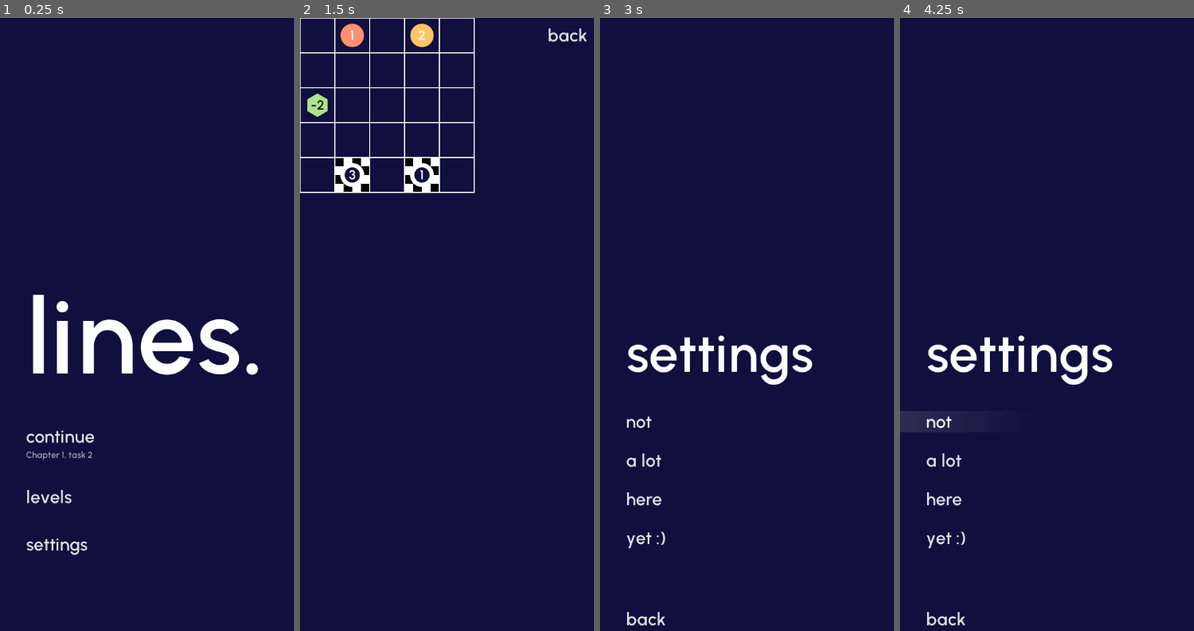
Above: before the commit, frames 1-4 (left to right).
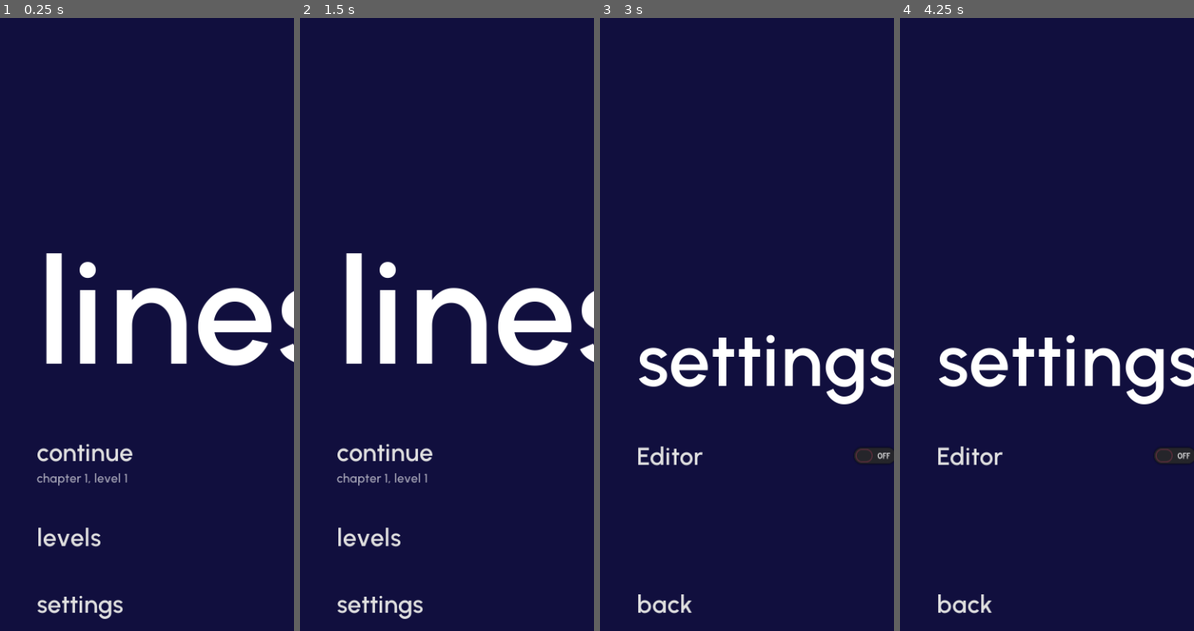
Above: after the commit, the same moments.

Repository: henriknh/add-ze-lines
Game: Godot game, scene res://menu/menu.tscn
The game is run twice, just before and just after one commit, with the same random seed, the same clock (stepped at 60 frames per second) and the same inputs.
Inputs (mouse positions are in pixels of both pictures, inside the frame that each line leads up to):
- Up to frame 1 (0.25 s): no input
- Up to frame 2 (1.5 s): click "levels" at 0.5 s; click "LEVEL" (after the commit: "back") at 1.25 s
- Up to frame 3 (3 s): click (867, 36) at 2 s, where only the run before the commit has a clickable "back"; click "settings" at 2.75 s
- Up to frame 4 (4.25 s): click (1047, 422) at 3.5 s, where only the run before the commit has a clickable "not"

The runs differ from the first frame. In frame 1, 8.4% of the frame differs, in the area x 8-100%, y 38-99%; in frame 2, 10%, in the area x 0-100%, y 0-99%; in frame 3, 4.9%; in frame 4, 5.2%.

Commit message:
Add/delete/edit metadata for levels

Diff:
--- /dev/null
+++ b/assets/levels.json
@@ -0,0 +1,21 @@
+[
+	{
+		"title": "chapter 1",
+		"levels": [
+			{
+				"title": "level 1",
+				"grid_size": 5,
+				"nodes": [
+
+				]
+			},
+			{
+				"title": "level 2",
+				"grid_size": 5,
+				"nodes": [
+
+				]
+			}
+		]
+	}
+]
--- a/game/grid.gd
+++ b/game/grid.gd
@@ -3,16 +3,16 @@
 func generate_grid():
 	var points = []
 
-	for y in range(Level.grid_size + 1):
+	for y in range(Level.current_level.grid_size + 1):
 		var left = y * Level.tile_size * Vector2(0, 1)
-		var right = y * Level.tile_size * Vector2(0, 1) + Vector2(1, 0) * Level.grid_size * Level.tile_size
+		var right = y * Level.tile_size * Vector2(0, 1) + Vector2(1, 0) * Level.current_level.grid_size * Level.tile_size
 		points.append(left)
 		points.append(right)
 		points.append(left)
 
-	for x in range(Level.grid_size + 1):
+	for x in range(Level.current_level.grid_size + 1):
 		var top = x * Level.tile_size * Vector2(1, 0)
-		var bottom = x * Level.tile_size * Vector2(1, 0) + Vector2(0, 1) * Level.grid_size * Level.tile_size
+		var bottom = x * Level.tile_size * Vector2(1, 0) + Vector2(0, 1) * Level.current_level.grid_size * Level.tile_size
 		points.append(bottom)
 		points.append(top)
 		points.append(bottom)
--- a/game/ui/ui.tscn
+++ b/game/ui/ui.tscn
@@ -1,7 +1,9 @@
-[gd_scene load_steps=3 format=2]
+[gd_scene load_steps=5 format=2]
 
 [ext_resource path="res://game/ui/ui.tres" type="Theme" id=1]
 [ext_resource path="res://game/ui/ui.gd" type="Script" id=2]
+[ext_resource path="res://assets/font/font_16.tres" type="DynamicFont" id=3]
+[ext_resource path="res://assets/font/font_32.tres" type="DynamicFont" id=4]
 
 [node name="CanvasLayer" type="CanvasLayer"]
 script = ExtResource( 2 )
@@ -24,21 +26,68 @@
 "_edit_use_anchors_": false
 }
 
-[node name="VBoxContainer" type="VBoxContainer" parent="Control2/Control"]
+[node name="Label" type="Label" parent="Control2/Control"]
 margin_left = 12.0
+margin_top = 578.0
+margin_right = 528.0
+margin_bottom = 592.0
+
+[node name="TopLeft" type="Control" parent="."]
+margin_right = 40.0
+margin_bottom = 40.0
+__meta__ = {
+"_edit_use_anchors_": false
+}
+
+[node name="MarginContainer2" type="MarginContainer" parent="TopLeft"]
+margin_right = 89.0
+margin_bottom = 51.0
+custom_constants/margin_top = 12
+custom_constants/margin_left = 16
+__meta__ = {
+"_edit_use_anchors_": false
+}
+
+[node name="VBoxContainer" type="VBoxContainer" parent="TopLeft/MarginContainer2"]
+margin_left = 16.0
 margin_top = 12.0
-margin_right = 528.0
-margin_bottom = 1158.0
+margin_right = 231.0
+margin_bottom = 88.0
 
-[node name="HBoxContainer" type="HBoxContainer" parent="Control2/Control/VBoxContainer"]
-margin_right = 516.0
+[node name="LevelTitle" type="Label" parent="TopLeft/MarginContainer2/VBoxContainer"]
+margin_right = 215.0
 margin_bottom = 39.0
-alignment = 2
+custom_fonts/font = ExtResource( 4 )
+text = "LevelTitle"
 
-[node name="Button" type="Button" parent="Control2/Control/VBoxContainer/HBoxContainer"]
-margin_left = 443.0
-margin_right = 516.0
-margin_bottom = 39.0
+[node name="ChapterTitle" type="Label" parent="TopLeft/MarginContainer2/VBoxContainer"]
+margin_top = 43.0
+margin_right = 215.0
+margin_bottom = 63.0
+custom_fonts/font = ExtResource( 3 )
+text = "ChapterTitle"
+
+[node name="TopRight" type="Control" parent="."]
+anchor_left = 1.0
+anchor_right = 1.0
+grow_horizontal = 0
+__meta__ = {
+"_edit_use_anchors_": false
+}
+
+[node name="MarginContainer" type="MarginContainer" parent="TopRight"]
+grow_horizontal = 0
+custom_constants/margin_right = 16
+custom_constants/margin_top = 12
+__meta__ = {
+"_edit_use_anchors_": false
+}
+
+[node name="Button" type="Button" parent="TopRight/MarginContainer"]
+margin_top = 12.0
+margin_right = 73.0
+margin_bottom = 51.0
+grow_horizontal = 0
 theme = ExtResource( 1 )
 text = "back"
 align = 2
@@ -46,4 +95,4 @@
 "_edit_use_anchors_": false
 }
 
-[connection signal="pressed" from="Control2/Control/VBoxContainer/HBoxContainer/Button" to="." method="_on_back"]
+[connection signal="pressed" from="TopRight/MarginContainer/Button" to="." method="_on_back"]
--- /dev/null
+++ b/levels/dialogs/string_input/string_input.tscn
@@ -0,0 +1,8 @@
+[gd_scene format=2]
+
+[node name="Control" type="Control"]
+anchor_right = 1.0
+anchor_bottom = 1.0
+__meta__ = {
+"_edit_use_anchors_": false
+}
--- a/levels/levels.gd
+++ b/levels/levels.gd
@@ -1,7 +1,182 @@
 extends MarginContainer
+
+onready var chapters_outlet = $VBoxContainer/ScrollContainer/VBoxContainer
+
+func _ready():
+	load_levels()
+
+func save_and_reload():
+	Data.save_data()
+	load_levels()
+
+func load_levels():
+	for child in chapters_outlet.get_children():
+		chapters_outlet.remove_child(child)
+
+	for chapter in Data.data:
+		var container = VBoxContainer.new()
+		container.set("custom_constants/separation", 24)
+
+		# Metadata
+		var container_title = HBoxContainer.new()
+
+		# chapter title
+		var chapter_title = Label.new()
+		chapter_title.text = chapter.title
+		chapter_title.size_flags_horizontal = SIZE_EXPAND_FILL
+		chapter_title.set("custom_fonts/font", preload("res://assets/font/font_48.tres"))
+		container_title.add_child(chapter_title)
+
+		# edit chapter
+		if Settings.editor:
+			var edit_chapter = Button.new()
+			edit_chapter.text = "edit"
+			edit_chapter.theme = preload("res://levels/levels.tres")
+			edit_chapter.connect("pressed", self, "edit_chapter", [chapter])
+			container_title.add_child(edit_chapter)
+
+		container.add_child(container_title)
+
+		# Levels
+		var container_grid = GridContainer.new()
+		container_grid.columns = 2
+
+		for level in chapter.levels:
+			var level_container = HBoxContainer.new()
+
+			# play level
+			var play_level = Button.new()
+			play_level.theme = preload("res://levels/levels.tres")
+			play_level.text = level.title
+			play_level.size_flags_horizontal = SIZE_EXPAND_FILL
+			play_level.connect("pressed", self, "play_level", [chapter, level])
+			level_container.add_child(play_level)
+
+			# edit level
+			if Settings.editor:
+				var edit_level = Button.new()
+				edit_level.theme = preload("res://levels/levels.tres")
+				edit_level.text = "edit"
+				edit_level.connect("pressed", self, "edit_level", [chapter, level])
+				level_container.add_child(edit_level)
+
+			container_grid.add_child(level_container)
+
+		# add new level
+		if Settings.editor:
+			var button_add_level = Button.new()
+			button_add_level.text = "new"
+			button_add_level.theme = preload("res://levels/levels.tres")
+			button_add_level.connect("pressed", self, "new_level", [chapter])
+			container_grid.add_child(button_add_level)
+
+		container.add_child(container_grid)
+		chapters_outlet.add_child(container)
+
+	# add new chapter
+	if Settings.editor:
+		var button_add_chapter = Button.new()
+		button_add_chapter.text = "new chapter"
+		button_add_chapter.theme = preload("res://levels/levels.tres")
+		button_add_chapter.connect("pressed", self, "new_chapter")
+		chapters_outlet.add_child(button_add_chapter)
 
 func _on_load_level():
 	get_tree().change_scene("res://game/game.tscn")
 
 func _on_back():
 	get_tree().change_scene("res://menu/menu.tscn")
+
+func play_level(chapter, level):
+	Level.current_chapter = chapter
+	Level.current_level = level
+	get_tree().change_scene("res://game/game.tscn")
+
+func new_chapter():
+	Data.data.append({
+		"title": "chapter %d" % (Data.data.size() + 1),
+		"levels": []
+	})
+	save_and_reload()
+
+func edit_chapter(chapter):
+	var idx = Data.data.find(chapter)
+
+	var dialog = AcceptDialog.new()
+	dialog.connect("custom_action", self, "on_edit_chapter", [chapter, dialog])
+	if idx > 0:
+		dialog.add_button("Move up", true, "move_up")
+	if idx < Data.data.size() - 1:
+		dialog.add_button("Move down", true, "move_down")
+	dialog.add_button("Delete", true, "delete")
+
+	var line_edit = LineEdit.new()
+	line_edit.text = chapter.title
+	dialog.register_text_enter(line_edit)
+	dialog.add_child(line_edit)
+	dialog.connect("confirmed", self, "on_edit_chapter", [line_edit, chapter, dialog])
+
+	add_child(dialog)
+	dialog.popup_centered()
+
+func on_edit_chapter(action, chapter, dialog: AcceptDialog):
+	var idx = Data.data.find(chapter)
+
+	if action is String and action == "move_up":
+		Data.data.remove(idx)
+		Data.data.insert(idx - 1, chapter)
+	elif action is String and action == "move_down":
+		Data.data.remove(idx)
+		Data.data.insert(idx + 1, chapter)
+	elif action is String and action == "delete":
+		Data.data.remove(idx)
+	else:
+		chapter.title = action.text
+
+	dialog.queue_free()
+	save_and_reload()
+
+func new_level(chapter):
+	chapter.levels.append({
+		"title": "level %d" % (chapter.levels.size() + 1),
+		"grid_size": 5,
+		"nodes": []
+	})
+	save_and_reload()
+
+func edit_level(chapter, level):
+	var idx = chapter.levels.find(level)
+
+	var dialog = AcceptDialog.new()
+	dialog.connect("custom_action", self, "on_edit_level", [level, chapter, dialog])
+	if idx > 0:
+		dialog.add_button("Move up", true, "move_up")
+	if idx < chapter.levels.size() - 1:
+		dialog.add_button("Move down", true, "move_down")
+	dialog.add_button("Delete", true, "delete")
+
+	var line_edit = LineEdit.new()
+	line_edit.text = level.title
+	dialog.register_text_enter(line_edit)
+	dialog.add_child(line_edit)
+	dialog.connect("confirmed", self, "on_edit_level", [line_edit, level, chapter, dialog])
+
+	add_child(dialog)
+	dialog.popup_centered()
+
+func on_edit_level(action, level, chapter, dialog: AcceptDialog):
+	var idx = chapter.levels.find(level)
+
+	if action is String and action == "move_up":
+		chapter.levels.remove(idx)
+		chapter.levels.insert(idx - 1, level)
+	elif action is String and action == "move_down":
+		chapter.levels.remove(idx)
+		chapter.levels.insert(idx + 1, level)
+	elif action is String and action == "delete":
+		chapter.levels.remove(idx)
+	else:
+		level.title = action.text
+
+	dialog.queue_free()
+	save_and_reload()
--- a/levels/levels.tscn
+++ b/levels/levels.tscn
@@ -49,24 +49,36 @@
 }
 
 [node name="VBoxContainer" type="VBoxContainer" parent="VBoxContainer/ScrollContainer"]
-margin_right = 338.0
+margin_right = 440.0
 margin_bottom = 1580.0
+size_flags_horizontal = 3
 custom_constants/separation = 48
 
 [node name="Chapter1" type="VBoxContainer" parent="VBoxContainer/ScrollContainer/VBoxContainer"]
-margin_right = 338.0
+margin_right = 440.0
 margin_bottom = 462.0
 custom_constants/separation = 24
 
-[node name="ChapterLabel" type="Label" parent="VBoxContainer/ScrollContainer/VBoxContainer/Chapter1"]
-margin_right = 338.0
-margin_bottom = 58.0
+[node name="HBoxContainer" type="HBoxContainer" parent="VBoxContainer/ScrollContainer/VBoxContainer/Chapter1"]
+margin_right = 440.0
+margin_bottom = 58.0
+
+[node name="ChapterLabel" type="Label" parent="VBoxContainer/ScrollContainer/VBoxContainer/Chapter1/HBoxContainer"]
+margin_right = 422.0
+margin_bottom = 58.0
+size_flags_horizontal = 3
 custom_fonts/font = ExtResource( 2 )
 text = "chapter 1"
 
+[node name="Button" type="Button" parent="VBoxContainer/ScrollContainer/VBoxContainer/Chapter1/HBoxContainer"]
+margin_left = 426.0
+margin_right = 440.0
+margin_bottom = 58.0
+text = "-"
+
 [node name="GridContainer" type="GridContainer" parent="VBoxContainer/ScrollContainer/VBoxContainer/Chapter1"]
 margin_top = 82.0
-margin_right = 338.0
+margin_right = 440.0
 margin_bottom = 462.0
 custom_constants/vseparation = 32
 custom_constants/hseparation = 64
@@ -124,19 +136,19 @@
 
 [node name="Chapter2" type="VBoxContainer" parent="VBoxContainer/ScrollContainer/VBoxContainer"]
 margin_top = 510.0
-margin_right = 338.0
+margin_right = 440.0
 margin_bottom = 766.0
 custom_constants/separation = 24
 
 [node name="ChapterLabel" type="Label" parent="VBoxContainer/ScrollContainer/VBoxContainer/Chapter2"]
-margin_right = 338.0
+margin_right = 440.0
 margin_bottom = 58.0
 custom_fonts/font = ExtResource( 2 )
 text = "chapter 2"
 
 [node name="GridContainer" type="GridContainer" parent="VBoxContainer/ScrollContainer/VBoxContainer/Chapter2"]
 margin_top = 82.0
-margin_right = 338.0
+margin_right = 440.0
 margin_bottom = 256.0
 custom_constants/vseparation = 32
 custom_constants/hseparation = 64
@@ -172,19 +184,19 @@
 
 [node name="Chapter3" type="VBoxContainer" parent="VBoxContainer/ScrollContainer/VBoxContainer"]
 margin_top = 814.0
-margin_right = 338.0
+margin_right = 440.0
 margin_bottom = 1173.0
 custom_constants/separation = 24
 
 [node name="ChapterLabel" type="Label" parent="VBoxContainer/ScrollContainer/VBoxContainer/Chapter3"]
-margin_right = 338.0
+margin_right = 440.0
 margin_bottom = 58.0
 custom_fonts/font = ExtResource( 2 )
 text = "chapter 3"
 
 [node name="GridContainer" type="GridContainer" parent="VBoxContainer/ScrollContainer/VBoxContainer/Chapter3"]
 margin_top = 82.0
-margin_right = 338.0
+margin_right = 440.0
 margin_bottom = 359.0
 custom_constants/vseparation = 32
 custom_constants/hseparation = 64
@@ -235,19 +247,19 @@
 
 [node name="Chapter4" type="VBoxContainer" parent="VBoxContainer/ScrollContainer/VBoxContainer"]
 margin_top = 1221.0
-margin_right = 338.0
+margin_right = 440.0
 margin_bottom = 1580.0
 custom_constants/separation = 24
 
 [node name="ChapterLabel" type="Label" parent="VBoxContainer/ScrollContainer/VBoxContainer/Chapter4"]
-margin_right = 338.0
+margin_right = 440.0
 margin_bottom = 58.0
 custom_fonts/font = ExtResource( 2 )
 text = "chapter 4"
 
 [node name="GridContainer" type="GridContainer" parent="VBoxContainer/ScrollContainer/VBoxContainer/Chapter4"]
 margin_top = 82.0
-margin_right = 338.0
+margin_right = 440.0
 margin_bottom = 359.0
 custom_constants/vseparation = 32
 custom_constants/hseparation = 64
@@ -287,6 +299,10 @@
 margin_bottom = 277.0
 theme = ExtResource( 4 )
 text = "LEVEL"
+
+[node name="AcceptDialog" type="AcceptDialog" parent="VBoxContainer/ScrollContainer"]
+margin_right = 83.0
+margin_bottom = 77.0
 
 [node name="Button" type="Button" parent="VBoxContainer"]
 margin_top = 1035.0
--- a/menu/menu.gd
+++ b/menu/menu.gd
@@ -1,4 +1,17 @@
 extends MarginContainer
+
+func _ready():
+	if Data.data.size():
+		Level.current_chapter = Data.data[0]
+	if Level.current_chapter and Level.current_chapter.levels.size():
+		Level.current_level = Level.current_chapter.levels[0]
+
+	if Level.current_chapter and Level.current_level:
+		$VBoxContainer/VBoxContainer/ContinueContainer.visible = true
+		$VBoxContainer/VBoxContainer/ContinueContainer/ChapterAndLevelTitles.text = "%s, %s" % [Level.current_chapter.title, Level.current_level.title]
+	else:
+		$VBoxContainer/VBoxContainer/ContinueContainer.visible = false
+
 
 func _on_continue():
 	get_tree().change_scene("res://game/game.tscn")
--- a/menu/menu.tscn
+++ b/menu/menu.tscn
@@ -20,8 +20,8 @@
 [node name="VBoxContainer" type="VBoxContainer" parent="."]
 margin_left = 48.0
 margin_top = 48.0
-margin_right = 492.0
-margin_bottom = 1122.0
+margin_right = 485.0
+margin_bottom = 784.0
 size_flags_horizontal = 3
 size_flags_vertical = 3
 custom_constants/separation = 48
@@ -30,41 +30,41 @@
 }
 
 [node name="Control" type="Control" parent="VBoxContainer"]
-margin_right = 444.0
-margin_bottom = 373.0
+margin_right = 437.0
+margin_bottom = 172.0
 size_flags_vertical = 3
 
 [node name="Header" type="Label" parent="VBoxContainer"]
-margin_top = 421.0
-margin_right = 444.0
-margin_bottom = 652.0
+margin_top = 220.0
+margin_right = 437.0
+margin_bottom = 451.0
 custom_fonts/font = ExtResource( 1 )
 text = "lines."
 
 [node name="VBoxContainer" type="VBoxContainer" parent="VBoxContainer"]
-margin_top = 700.0
-margin_right = 444.0
-margin_bottom = 1074.0
+margin_top = 499.0
+margin_right = 437.0
+margin_bottom = 736.0
 size_flags_vertical = 3
 custom_constants/separation = 48
 
-[node name="VBoxContainer" type="VBoxContainer" parent="VBoxContainer/VBoxContainer"]
-margin_right = 444.0
+[node name="ContinueContainer" type="VBoxContainer" parent="VBoxContainer/VBoxContainer"]
+margin_right = 437.0
 margin_bottom = 63.0
 __meta__ = {
 "_edit_use_anchors_": false
 }
 
-[node name="Continue" type="Button" parent="VBoxContainer/VBoxContainer/VBoxContainer"]
-margin_right = 444.0
+[node name="Continue" type="Button" parent="VBoxContainer/VBoxContainer/ContinueContainer"]
+margin_right = 437.0
 margin_bottom = 39.0
 theme = ExtResource( 2 )
 text = "continue"
 align = 0
 
-[node name="Label" type="Label" parent="VBoxContainer/VBoxContainer/VBoxContainer"]
+[node name="ChapterAndLevelTitles" type="Label" parent="VBoxContainer/VBoxContainer/ContinueContainer"]
 margin_top = 43.0
-margin_right = 444.0
+margin_right = 437.0
 margin_bottom = 63.0
 custom_fonts/font = ExtResource( 3 )
 custom_colors/font_color = Color( 1, 1, 1, 0.588235 )
@@ -72,7 +72,7 @@
 
 [node name="Levels" type="Button" parent="VBoxContainer/VBoxContainer"]
 margin_top = 111.0
-margin_right = 444.0
+margin_right = 437.0
 margin_bottom = 150.0
 theme = ExtResource( 2 )
 text = "levels"
@@ -80,12 +80,12 @@
 
 [node name="Settings" type="Button" parent="VBoxContainer/VBoxContainer"]
 margin_top = 198.0
-margin_right = 444.0
+margin_right = 437.0
 margin_bottom = 237.0
 theme = ExtResource( 2 )
 text = "settings"
 align = 0
 
-[connection signal="pressed" from="VBoxContainer/VBoxContainer/VBoxContainer/Continue" to="." method="_on_continue"]
+[connection signal="pressed" from="VBoxContainer/VBoxContainer/ContinueContainer/Continue" to="." method="_on_continue"]
 [connection signal="pressed" from="VBoxContainer/VBoxContainer/Levels" to="." method="_on_levels"]
 [connection signal="pressed" from="VBoxContainer/VBoxContainer/Settings" to="." method="_on_settings"]
--- a/project.godot
+++ b/project.godot
@@ -54,6 +54,8 @@
 Arithmetic="*res://singletons/arithmetic.gd"
 Level="*res://singletons/level.gd"
 UserInput="*res://singletons/user_input.gd"
+Settings="*res://singletons/settings.gd"
+Data="*res://singletons/data.gd"
 
 [debug]
 
@@ -61,8 +63,8 @@
 
 [display]
 
-window/size/width=540
-window/size/height=1170
+window/size/width=384
+window/size/height=832
 window/vsync/use_vsync=false
 window/handheld/orientation="portrait"
 
--- a/settings/settings.gd
+++ b/settings/settings.gd
@@ -1,4 +1,11 @@
 extends MarginContainer
+
+func _ready():
+	$VBoxContainer/VBoxContainer/Editor.pressed = Settings.editor
+	$VBoxContainer/VBoxContainer/Editor.visible = OS.is_debug_build()
+
+func _on_editor_toggled(editor: bool):
+	Settings.editor = editor
 
 func _on_back():
 	get_tree().change_scene("res://menu/menu.tscn")
--- a/settings/settings.tscn
+++ b/settings/settings.tscn
@@ -50,39 +50,14 @@
 size_flags_vertical = 3
 custom_constants/separation = 32
 
-[node name="setting1" type="Button" parent="VBoxContainer/VBoxContainer"]
+[node name="Editor" type="CheckButton" parent="VBoxContainer/VBoxContainer"]
 margin_right = 444.0
 margin_bottom = 39.0
 theme = ExtResource( 2 )
-text = "not"
-align = 0
-
-[node name="setting2" type="Button" parent="VBoxContainer/VBoxContainer"]
-margin_top = 71.0
-margin_right = 444.0
-margin_bottom = 110.0
-theme = ExtResource( 2 )
-text = "a lot"
-align = 0
-
-[node name="setting3" type="Button" parent="VBoxContainer/VBoxContainer"]
-margin_top = 142.0
-margin_right = 444.0
-margin_bottom = 181.0
-theme = ExtResource( 2 )
-text = "here"
-align = 0
-
-[node name="setting4" type="Button" parent="VBoxContainer/VBoxContainer"]
-margin_top = 213.0
-margin_right = 444.0
-margin_bottom = 252.0
-theme = ExtResource( 2 )
-text = "yet :)"
-align = 0
+text = "Editor"
 
 [node name="Control" type="Control" parent="VBoxContainer/VBoxContainer"]
-margin_top = 284.0
+margin_top = 71.0
 margin_right = 444.0
 margin_bottom = 330.0
 size_flags_vertical = 3
@@ -95,4 +70,5 @@
 text = "back"
 align = 0
 
+[connection signal="toggled" from="VBoxContainer/VBoxContainer/Editor" to="." method="_on_editor_toggled"]
 [connection signal="pressed" from="VBoxContainer/VBoxContainer/Back" to="." method="_on_back"]
--- /dev/null
+++ b/singletons/data.gd
@@ -0,0 +1,25 @@
+extends Node
+
+var data = []
+
+func _ready():
+	load_data()
+
+func save_data():
+	var file = File.new()
+	file.open("res://assets/levels.json", file.WRITE)
+	file.store_string(JSON.print(data, "\t"))
+	file.close()
+
+	load_data()
+
+func load_data():
+	var file = File.new()
+	file.open("res://assets/levels.json", file.READ)
+	var data_json = JSON.parse(file.get_as_text())
+	file.close()
+
+	if data_json.error:
+		breakpoint
+
+	data = data_json.result
--- a/singletons/level.gd
+++ b/singletons/level.gd
@@ -1,14 +1,17 @@
 extends Node2D
 
-var grid_size: int = 5
 var tile_size: int = 64
 var operator_diameter: int = 42
+
+var current_chapter = null
+var current_level = null
 
 var background = Color('#110f3e')
 var background_border = Color('#371a77')
 
 var foreground_black = Color(0,0,0,0.87)
 var foreground_white = Color(1,1,1,1)
+
 
 # https://lospec.com/palette-list/bloom-16
 var colors = [
@@ -33,8 +36,8 @@
 var grid = {}
 
 func init(level: int):
-	for x in range(grid_size):
-		for y in range(grid_size):
+	for x in range(current_level.grid_size):
+		for y in range(current_level.grid_size):
 			grid[Vector2(x, y) * tile_size + Vector2.ONE * tile_size / 2] = null
 
 	get_node("/root/Game/Grid").generate_grid()
--- /dev/null
+++ b/singletons/settings.gd
@@ -0,0 +1,31 @@
+extends Node
+
+const SAVE_FILE: String = "user://settings.cfg"
+var config = ConfigFile.new()
+
+var editor: bool = false setget set_editor, get_editor
+
+func _ready():
+	var directory = Directory.new();
+	var file_exists = directory.file_exists(SAVE_FILE)
+	if not file_exists:
+		var new_config_file = File.new()
+		new_config_file.open(SAVE_FILE, File.WRITE)
+		new_config_file.close()
+
+	var err = config.load(SAVE_FILE)
+	if err != OK:
+		breakpoint
+
+func _set_config_value(section, key, value):
+	config.set_value(section, key, value)
+	config.save(SAVE_FILE)
+
+func _get_config_value(section, key, default):
+	return config.get_value(section, key, default)
+
+func set_editor(_editor):
+	_set_config_value("setting", "editor", _editor)
+
+func get_editor() -> bool:
+	return OS.is_debug_build() and _get_config_value("setting", "editor", false)
--- a/singletons/user_input.gd
+++ b/singletons/user_input.gd
@@ -4,6 +4,9 @@
 var valid_points = []
 
 func _input(event):
+	if not event is InputEventMouseButton or not event is InputEventMouseMotion:
+		return
+
 	var mouse_coord = _get_mouse_coord(event)
 
 	if event is InputEventMouseButton:
